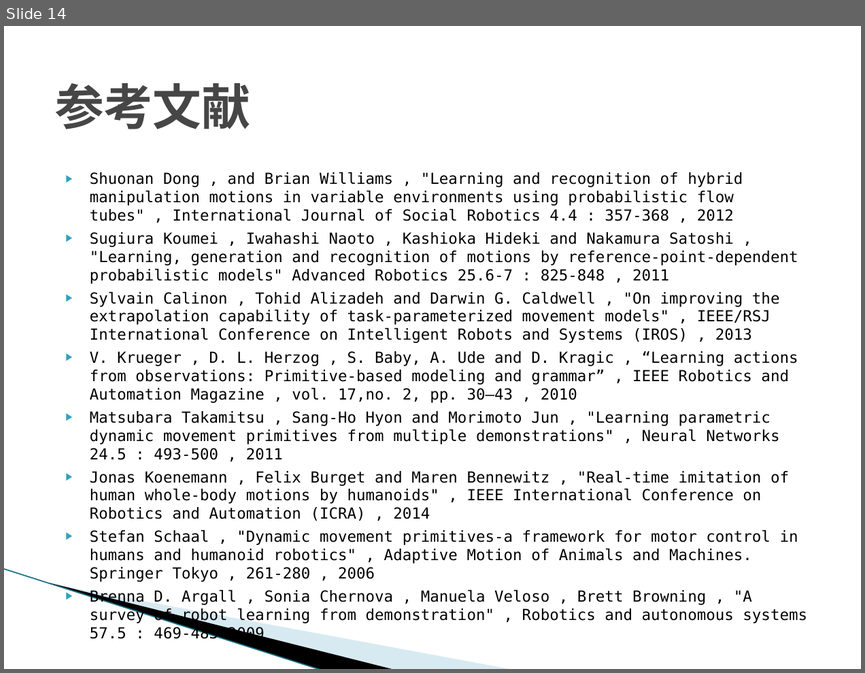
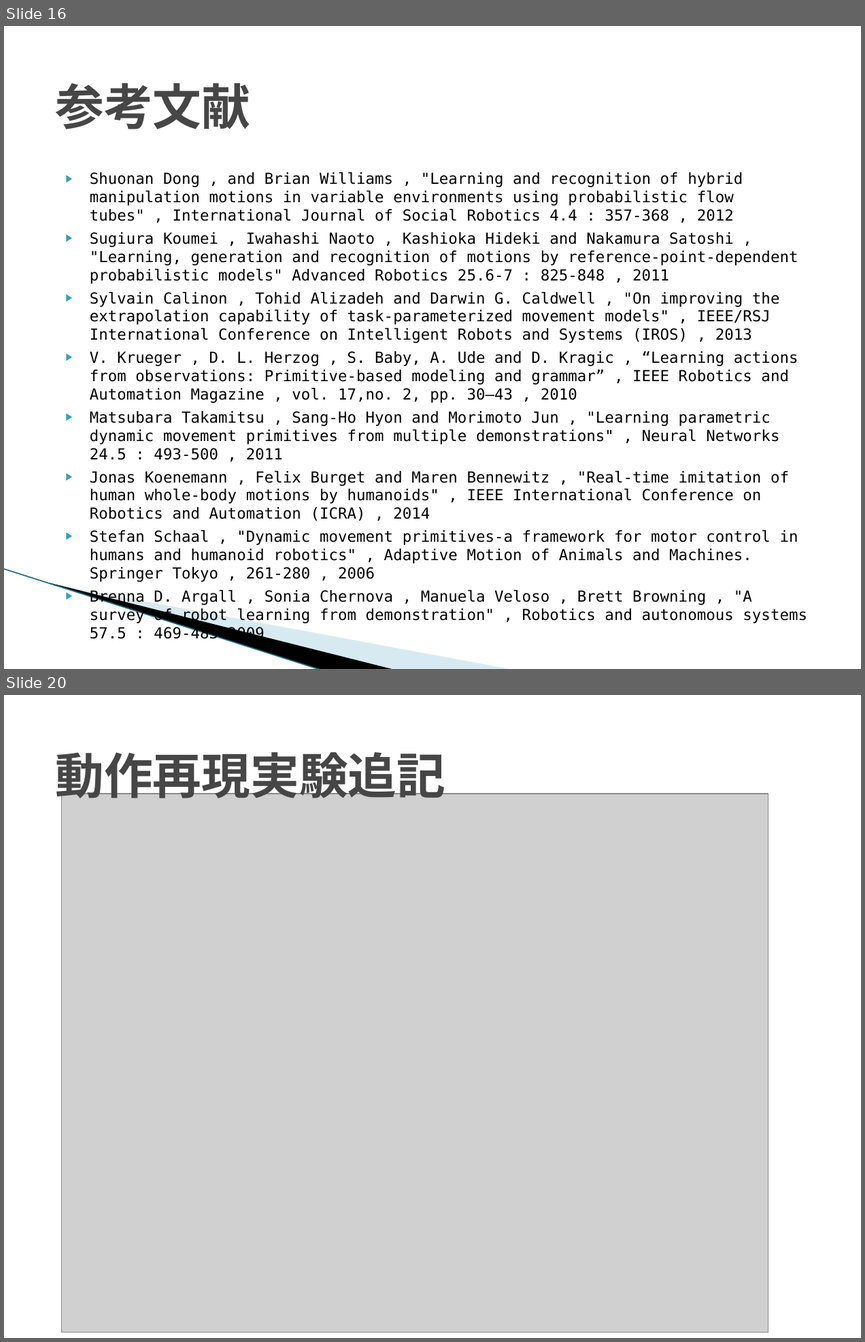
Before and after one commit to TetsuyaKomota/GitforEclipseTest, a slide deck: IntentionLearning/memo/presentation/卒論発表会スライド.pptx. Shown one above the other, each under a label of ours: slide 14 before the commit, slides 16 and 20 after it; the slides between them are not shown. The pictures are 865x673 and 865x1342 pixels, drawn with LibreOffice and Linux fonts; fonts in the diff are those of the drawing; grey boxes stand for pictures; background and template pictures are left out. Boxes give left, top, right and bottom in pixels: in the first picture for what was removed or moved away, otherwise in the second. Text is boxed around its words. In the diff, an @@ line names an element or a change of style, - is before the commit and + after.

```diff
--- a/IntentionLearning/memo/presentation/卒論発表会スライド.pptx
+++ b/IntentionLearning/memo/presentation/卒論発表会スライド.pptx
@@ slide 20 added at [4,695,861,1338], background #FFFFFF @@
@@ title added at [55,744,445,806], 41 pt, text #464646, bold @@
+動作再現実験追記
@@ picture added at [61,794,768,1331] @@
@@ what was slide 14 is now slide 16 @@
```
Also in this commit, not shown: 1 slide changed, 9 other slides added, 2 other files.
